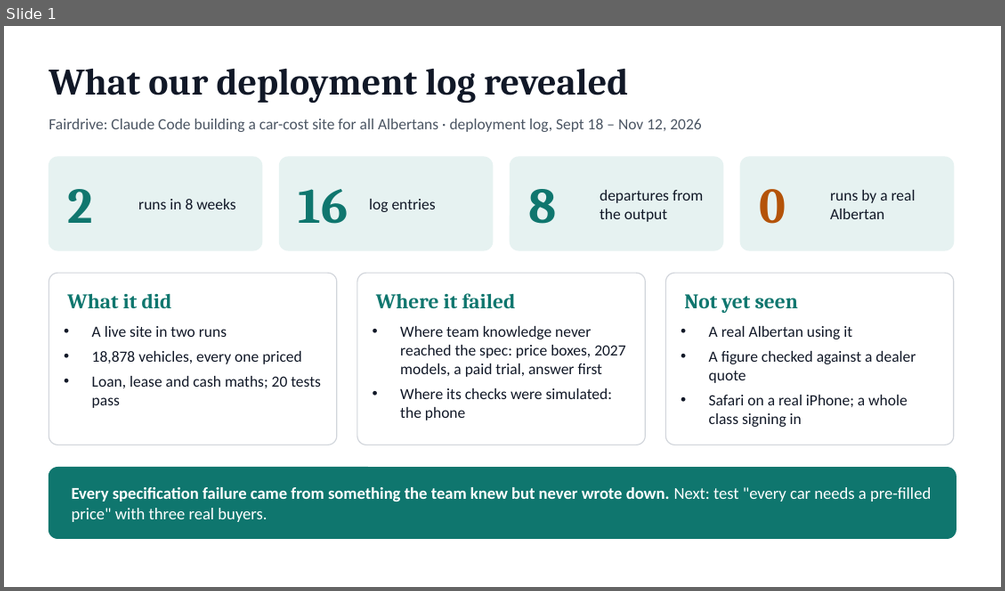
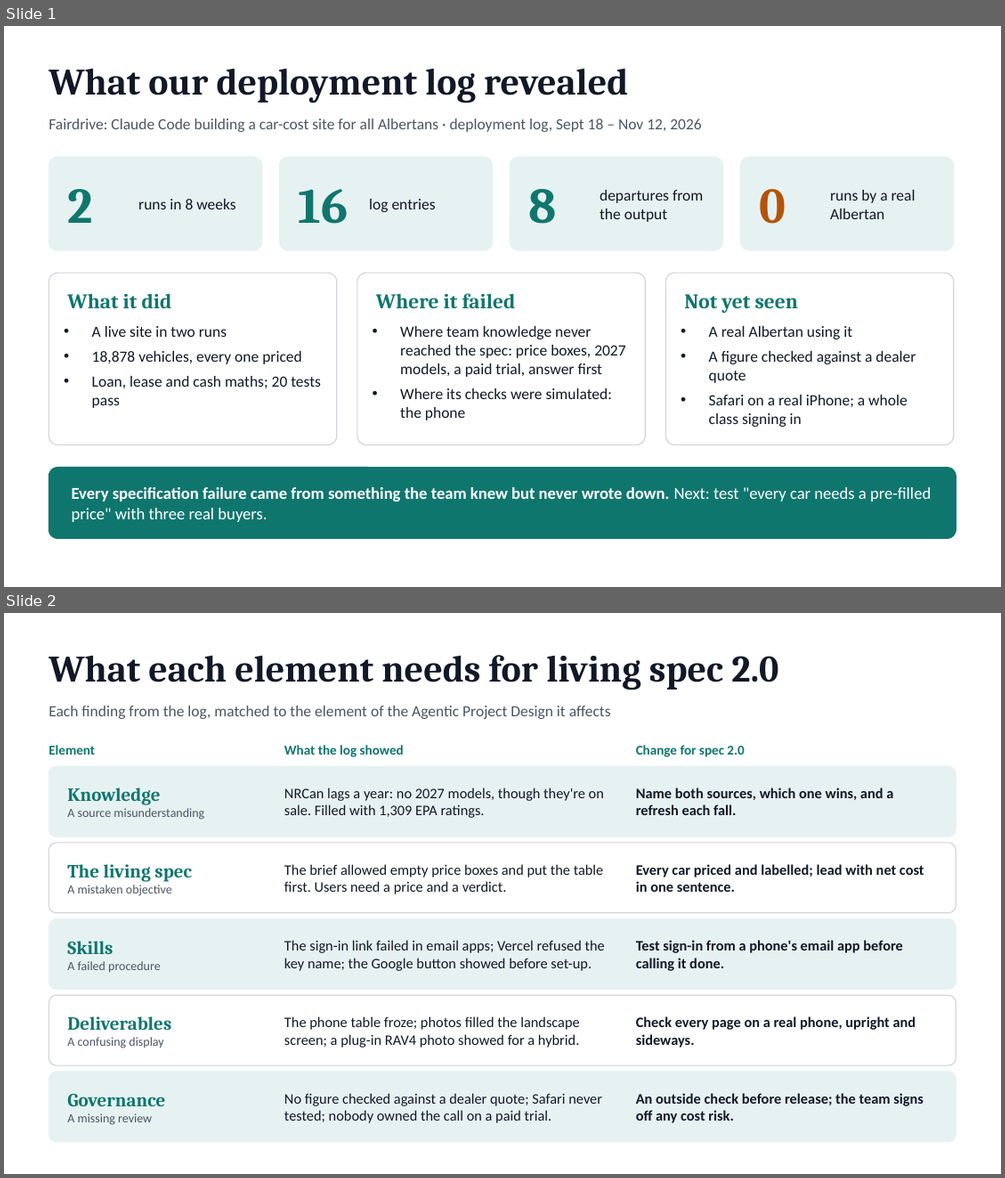
Before and after one commit to karthik87keshava-pixel/BUS-860-project, a slide deck: docs/session-3/Fairdrive-Deployment-Log-Slide.pptx. Shown one above the other, each under a label of ours: slide 1 before the commit, slides 1 and 2 after it. The pictures are 1005x591 and 1005x1178 pixels, drawn with LibreOffice and Linux fonts; fonts in the diff are those of the drawing. Boxes give left, top, right and bottom in pixels: in the first picture for what was removed or moved away, otherwise in the second. Text is boxed around its words. In the diff, an @@ line names an element or a change of style, - is before the commit and + after.

```diff
--- a/docs/session-3/Fairdrive-Deployment-Log-Slide.pptx
+++ b/docs/session-3/Fairdrive-Deployment-Log-Slide.pptx
@@ slide 2 added at (4, 613, 1001, 1174), background #FFFFFF @@
@@ text added at (48, 655, 778, 690), 36 pt, text #111827, bold @@
+What each element needs for living spec 2.0
@@ text added at (48, 706, 611, 719), 15 pt, text #4B5563 @@
+Each finding from the log, matched to the element of the Agentic Project Design it affects
@@ text added at (48, 745, 95, 755), 13 pt, text #0F766E, bold @@
+Element
@@ text added at (284, 745, 404, 757), 13 pt, text #0F766E, bold @@
+What the log showed
@@ text added at (636, 745, 744, 757), 13 pt, text #0F766E, bold @@
+Change for spec 2.0
@@ rounded rectangle added at (48, 766, 956, 836), fill #E6F2F1, outline #E6F2F1 1 pt @@
@@ text added at (67, 787, 204, 819), 12 pt, text #4B5563 @@
+Knowledge
+A source misunderstanding
@@ text added at (284, 787, 604, 818), 14 pt, text #111827 @@
+NRCan lags a year: no 2027 models, though they're on sale. Filled with 1,309 EPA ratings.
@@ text added at (636, 787, 893, 815), 14 pt, text #111827, bold @@
+Name both sources, which one wins, and a refresh each fall.
@@ rounded rectangle added at (48, 843, 956, 913), fill #FFFFFF, outline #D1D5DB 1 pt @@
@@ text added at (67, 864, 192, 896), 12 pt, text #4B5563 @@
+The living spec
+A mistaken objective
@@ text added at (284, 864, 604, 894), 14 pt, text #111827 @@
+The brief allowed empty price boxes and put the table first. Users need a price and a verdict.
@@ text added at (636, 864, 924, 892), 14 pt, text #111827, bold @@
+Every car priced and labelled; lead with net cost in one sentence.
@@ rounded rectangle added at (48, 919, 956, 989), fill #E6F2F1, outline #E6F2F1 1 pt @@
@@ text added at (67, 941, 161, 972), 12 pt, text #4B5563 @@
+Skills
+A failed procedure
@@ text added at (284, 940, 605, 971), 14 pt, text #111827 @@
+The sign-in link failed in email apps; Vercel refused the key name; the Google button showed before set-up.
@@ text added at (636, 940, 903, 971), 14 pt, text #111827, bold @@
+Test sign-in from a phone's email app before calling it done.
@@ rounded rectangle added at (48, 995, 956, 1065), fill #FFFFFF, outline #D1D5DB 1 pt @@
@@ text added at (67, 1016, 171, 1048), 12 pt, text #4B5563 @@
+Deliverables
+A confusing display
@@ text added at (284, 1016, 579, 1047), 14 pt, text #111827 @@
+The phone table froze; photos filled the landscape screen; a plug-in RAV4 photo showed for a hybrid.
@@ text added at (636, 1016, 916, 1047), 14 pt, text #111827, bold @@
+Check every page on a real phone, upright and sideways.
@@ rounded rectangle added at (48, 1071, 956, 1142), fill #E6F2F1, outline #E6F2F1 1 pt @@
@@ text added at (284, 1093, 602, 1123), 14 pt, text #111827 @@
+No figure checked against a dealer quote; Safari never tested; nobody owned the call on a paid trial.
@@ text added at (636, 1093, 923, 1123), 14 pt, text #111827, bold @@
+An outside check before release; the team signs off any cost risk.
@@ text added at (67, 1094, 165, 1125), 12 pt, text #4B5563 @@
+Governance
+A missing review
```
